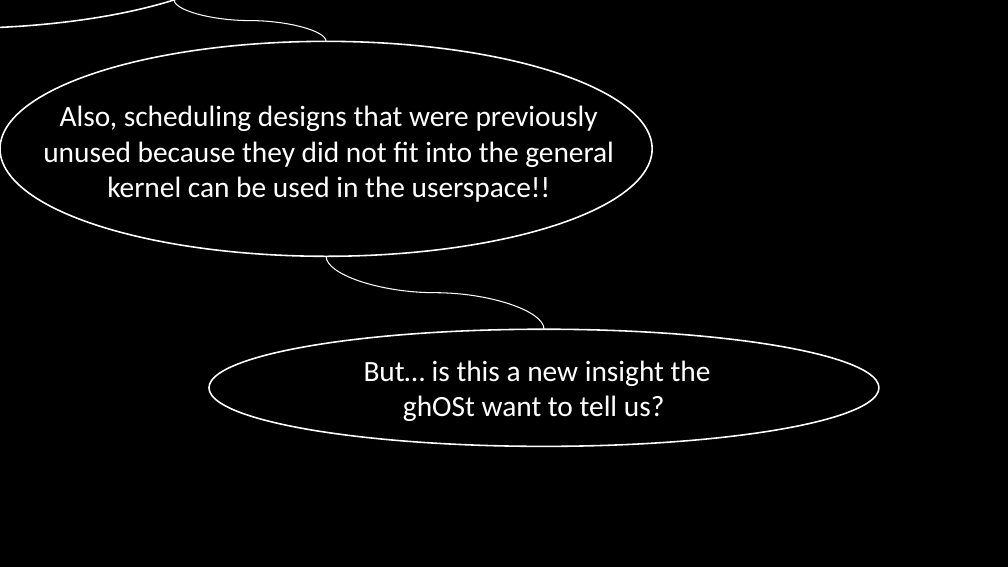
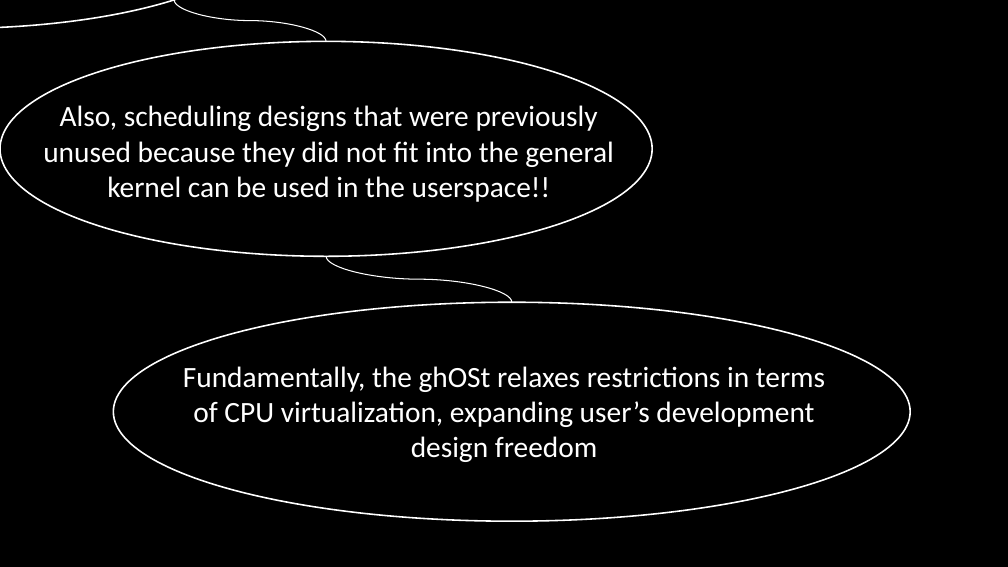
Before and after one commit to minseok127/paper_reviews, a slide deck: slide 13 of operating_system/ghOSt/ghOSt.pptx. Drawn at 1008x567 pixels with LibreOffice and Linux fonts; fonts in the diff are those of the drawing. Boxes give left, top, right and bottom in pixels: in the first picture for what was removed or moved away, otherwise in the second. Text is boxed around its words. In the diff, an @@ line names an element or a change of style, - is before the commit and + after.

Commit message:
add fundamental insight of ghOSt

```diff
--- a/operating_system/ghOSt/ghOSt.pptx
+++ b/operating_system/ghOSt/ghOSt.pptx
@@ curved line moved from (326, 256) - (544, 330) to (326, 256) - (512, 302) @@
@@ ellipse: place and size @@
-ellipse at (209,330,879,447)
+ellipse at (113,302,910,522)
@@ text at (183,366,825,462): text changed @@
-But… is this a new insight the ghOSt want to tell us?
+Fundamentally, the ghOSt relaxes restrictions in terms of CPU virtualization, expanding user’s development design freedom
```
Also in this commit, not shown: 7 slides added.
